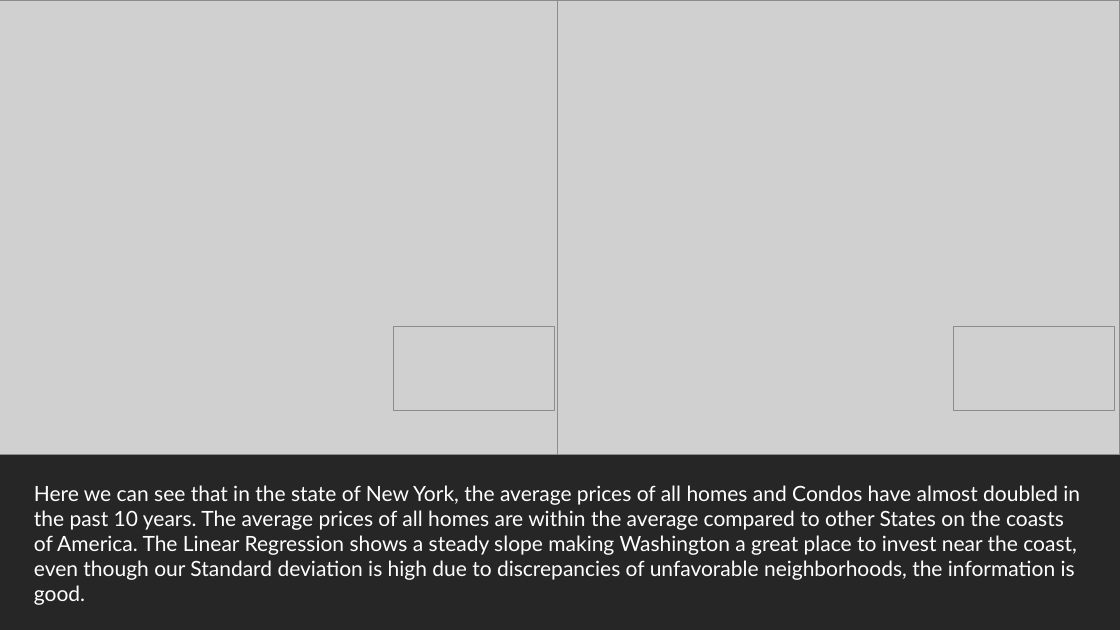
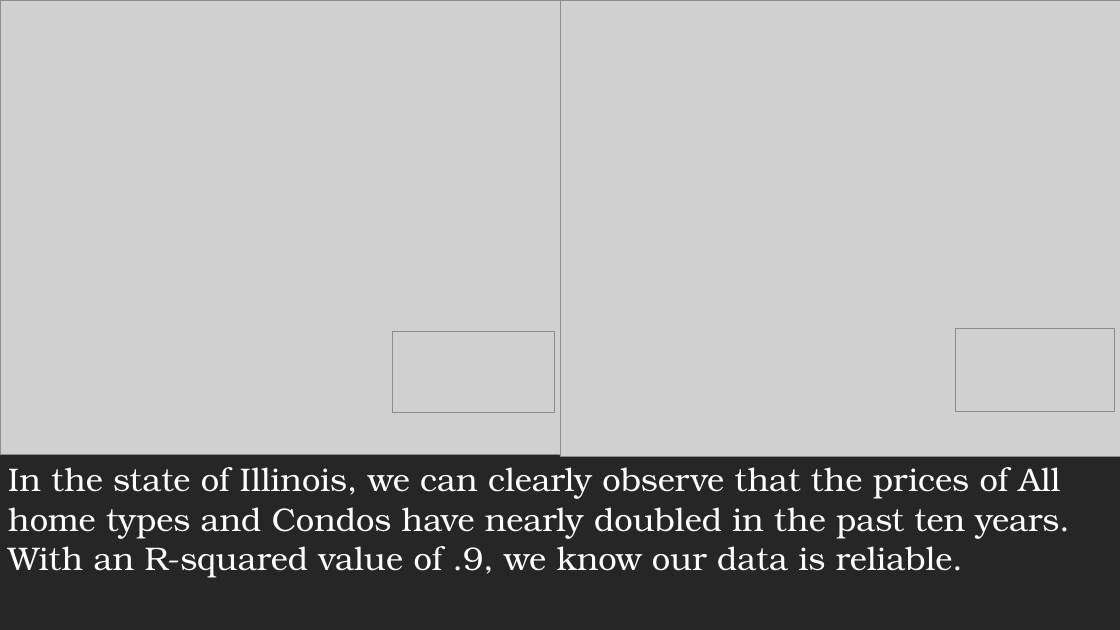
Before and after one commit to Arnawutu/Project1Group10, a slide deck: slide 15 of Main_Data/Nasdaq Real Estate Data Cleaning.pptx (slide 7 before the commit). Drawn at 1120x630 pixels with LibreOffice and Linux fonts; fonts in the diff are those of the drawing; grey boxes stand for pictures. Boxes give left, top, right and bottom in pixels: in the first picture for what was removed or moved away, otherwise in the second. Text is boxed around its words. In the diff, an @@ line names an element or a change of style, - is before the commit and + after.

```diff
--- a/Main_Data/Nasdaq Real Estate Data Cleaning.pptx
+++ b/Main_Data/Nasdaq Real Estate Data Cleaning.pptx
@@ picture: place and size @@
-picture at box(394, 326, 555, 410)
+picture at box(392, 332, 555, 413)
@@ text at box(8, 467, 1069, 578): text changed; size 18 to 28 pt; font Lato to TeX Gyre Bonum @@
-Here we can see that in the state of New York, the average prices of all homes and Condos have almost doubled in the past 10 years. The average prices of all homes are within the average compared to other States on the coasts of America. The Linear Regression shows a steady slope making Washington a great place to invest near the coast, even though our Standard deviation is high due to discrepancies of unfavorable neighborhoods, the information is good.
+In the state of Illinois, we can clearly observe that the prices of All home types and Condos have nearly doubled in the past ten years. With an R-squared value of .9, we know our data is reliable.
```
Also in this commit, not shown: 6 other slides changed, 11 slides added, 2 slides removed, 1 other file.
